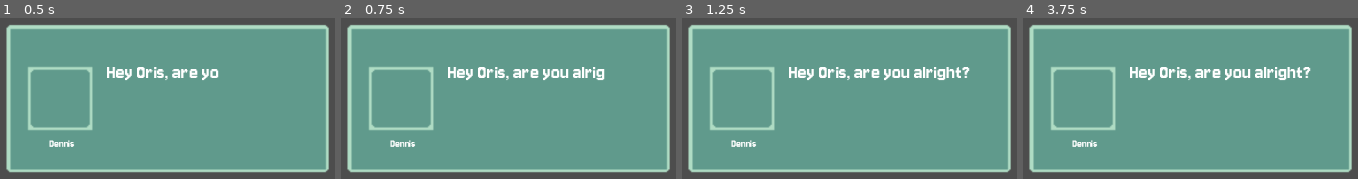
Above: before the commit, frames 1-4 (left to right).
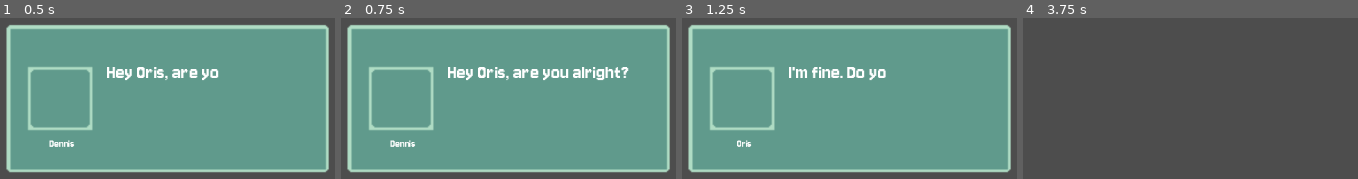
Above: after the commit, the same moments.

Repository: Tiltnick/ip2gd
Game: Godot game, scene res://node_2d.tscn
Same seed, same stepped clock (60 frames per second), same inputs: the game is played once before the commit and once after it.
Inputs (mouse positions are in pixels of both pictures, inside the frame that each line leads up to):
- Up to frame 1 (0.5 s): no input
- Up to frame 2 (0.75 s): tap Enter (ui_accept) at 0.5 s
- Up to frame 3 (1.25 s): tap Enter (ui_accept) at 0.77 s
- Up to frame 4 (3.75 s): tap Enter (ui_accept) at 1.25, 1.52, 2.75, 3.5 s; click (1234, 150) at 2 s, where only the run after the commit has a clickable "No idea at all."

Frame 1 is identical in both runs. In frame 2, 0.3% of the frame differs, in the area x 78-86%, y 30-38%; in frame 3, 2.6%; in frame 4, 89%, in the area x 1-99%, y 4-97%.

Commit message:
Decisions implemented
Now you can make decisions!

Dialog Manager is now on autoload

Diff:
--- a/dialog/test.json
+++ b/dialog/test.json
@@ -4,11 +4,29 @@
 	"sections": {
 	  "lines": [
 		{ "speaker": "Dennis", "text": "Hey Oris, are you alright?" },
-		{ "speaker": "Oris", "text": "I'm fine. Do you know the purpose of life?" },
-		{ "speaker": "Dennis", "text": "Your purpose is to be my Test Charakter" }
+		{ "speaker": "Oris", "text": "I'm fine. Do you know the purpose of life?" }
+	  ],
+	  "choices": [
+		{ "text": "Of course I do!", "next": "oris_confident" },
+		{ "text": "No idea at all.", "next": "oris_confused" }
+	  ]
+	},
+
+	"oris_confident": {
+	  "lines": [
+		{ "speaker": "Oris", "text": "It’s to help you debug dialogs, Dennis." },
+		{ "speaker": "Dennis", "text": "Fair enough!" }
 	  ],
 	  "next": "end"
 	},
+
+	"oris_confused": {
+	  "lines": [
+		{ "speaker": "Oris", "text": "Don’t worry, you’ll figure it out eventually." },
+	  ],
+	  "next": "end"
+	},
+
 	"end": { "lines": [] }
   }
 }
--- a/project.godot
+++ b/project.godot
@@ -14,6 +14,10 @@
 run/main_scene="uid://dmc0iyujrmah7"
 config/features=PackedStringArray("4.5", "Forward Plus")
 config/icon="res://assets/sprites/icon.svg"
+
+[autoload]
+
+DialogManager="*res://scenes/dialog/dialog_manager.tscn"
 
 [dialogic]
 
--- a/scenes/dialog/dialog_manager.gd
+++ b/scenes/dialog/dialog_manager.gd
@@ -16,6 +16,7 @@
 		var line: Dictionary = runtime.get_current_line()
 		if line.is_empty():
 			break  # Something with the JSON is wrong
+
 		# speaker = Person that is speaking in the dialog rn
 		var speaker: String = String(line.get("speaker", ""))
 		var text: String    = String(line.get("text", ""))
@@ -26,7 +27,24 @@
 		# Wait until the player presses Enter AFTER the typewriter finished
 		await box.continue_pressed
 
-		# Move to the next line / section
+		# we show them and branch based on the player's selection.
+		if runtime.is_last_line_in_node() and runtime.has_choices_for_current_node():
+			# Build  list of button texts
+			var choice_texts: Array[String] = []
+			for c in runtime.get_current_choices():
+				choice_texts.append(String(c.get("text", "")))
+
+			# Show and await selection
+			box.show_choices(choice_texts)
+			var selected_index: int = await box.choice_selected
+
+			# Apply the branch
+			runtime.choose(selected_index)
+
+			# Continue the while-loop
+			continue
+
+		# Otherwise, move to the next line
 		runtime.next()
 
 	# Conversation done → hide the box
--- a/scenes/dialog/dialog_manager.tscn
+++ b/scenes/dialog/dialog_manager.tscn
@@ -75,7 +75,7 @@
 
 [node name="Choices" type="VBoxContainer" parent="DialogBox/NinePatchRect"]
 layout_mode = 0
-offset_left = 172.0
-offset_top = 81.0
-offset_right = 483.0
-offset_bottom = 219.0
+offset_left = 174.0
+offset_top = 160.0
+offset_right = 475.0
+offset_bottom = 229.0
--- a/scripts/dialog/dialog_box.gd
+++ b/scripts/dialog/dialog_box.gd
@@ -4,22 +4,27 @@
 # emitted when the player presses space (Continue)
 signal continue_pressed
 
+# emitted when the player clicks on a choice button (index is 0-based)
+signal choice_selected(index: int)
+
 @onready var name_label: Label          = $NinePatchRect/Name
 @onready var dialog_text: RichTextLabel = $NinePatchRect/Dialog
 @onready var portrait: TextureRect      = $NinePatchRect/Portrait
-@onready var choices: Control           = $NinePatchRect/Choices
+@onready var choices: VBoxContainer     = $NinePatchRect/Choices  # <-- VBoxContainer
 
 # typewriter speed in seconds per character
 @export var typing_speed: float = 0.02
-
 
 var typing: bool = false     # true while characters are being typed
 var skip: bool = false       # set to true to instantly reveal the rest
 var full_text: String = ""   # the full line we want to display
 
 func _ready() -> void:
-
+	# Start hidden; the manager decides when to show/hide.
 	hide()
+	# Make sure the choices container is hidden initially.
+	if is_instance_valid(choices):
+		choices.visible = false
 
 func show_line(speaker: String, text: String) -> void:
 	# update the speaker label (hide it if empty)
@@ -40,10 +45,13 @@
 	skip = false
 	show()
 
+	# hide any stale choices from previous steps
+	hide_choices()
+
 	# start typewriter
 	typewriter()
 
-func unhandled_input(event: InputEvent) -> void:
+func _unhandled_input(event: InputEvent) -> void:
 	# One button does two things depending on state:
 	# while typing: skip animation and reveal the rest
 	# after typing: tell the manager we're ready to advance
@@ -80,3 +88,38 @@
 	# Clean up and wait to continue
 	typing = false
 	skip = false
+
+
+# Show a list of choices (array of strings). Creates one Button per entry.
+func show_choices(choice_texts: Array) -> void:
+
+	# Clear previous buttons and show container
+	_clear_children(choices)
+	choices.visible = true
+
+	# Add the buttons into the hbox
+	for i in choice_texts.size():
+		var b := Button.new()
+		b.text = String(choice_texts[i])
+		b.size_flags_horizontal = Control.SIZE_EXPAND_FILL
+		b.size_flags_vertical = Control.SIZE_FILL
+		b.focus_mode = Control.FOCUS_NONE
+		choices.add_child(b)
+
+		# Each button emits the index and we also hide the choice box.
+		b.pressed.connect(func():
+			hide_choices()
+			emit_signal("choice_selected", i)
+		)
+
+# Hide and clear  choices containers.
+func hide_choices() -> void:
+	if not is_instance_valid(choices):
+		return
+	choices.visible = false
+	_clear_children(choices)
+
+# Delete Choices
+func _clear_children(node: Node) -> void:
+	for c in node.get_children():
+		c.queue_free()
--- a/scripts/dialog/dialog_parser.gd
+++ b/scripts/dialog/dialog_parser.gd
@@ -47,7 +47,9 @@
 
 	var steps: Dictionary = data["steps"] as Dictionary
 	var node: Dictionary  = steps.get(current_node, {}) as Dictionary
-	var lines: Array      = node.get("lines", []) as Array
+	var lines: Array = []
+	if node.has("lines"):
+		lines = node["lines"]
 
 	if line_index >= 0 and line_index < lines.size():
 		var ld: Dictionary = lines[line_index] as Dictionary
@@ -66,9 +68,62 @@
 
 	var steps: Dictionary = data["steps"] as Dictionary
 	var node: Dictionary  = steps.get(current_node, {}) as Dictionary
-	var lines: Array      = node.get("lines", []) as Array
+	var lines: Array = []
+	if node.has("lines"):
+		lines = node["lines"]
 
 	line_index += 1
 	if line_index >= lines.size():
 		current_node = String(node.get("next", "end"))
 		line_index = 0
+
+# ------------------------
+# Additive API for choices
+# ------------------------
+
+# Returns true if the current node has a non-empty "choices" array.
+func has_choices_for_current_node() -> bool:
+	if is_finished():
+		return false
+	var steps: Dictionary = data["steps"] as Dictionary
+	var node: Dictionary  = steps.get(current_node, {}) as Dictionary
+	if not node.has("choices"):
+		return false
+	var choices := node.get("choices", []) as Array
+	return choices.size() > 0
+
+# Returns the raw "choices" array for the current node (array of dictionaries).
+# Each entry commonly has: { "text": String, "next": String }
+func get_current_choices() -> Array:
+	if is_finished():
+		return []
+	var steps: Dictionary = data["steps"] as Dictionary
+	var node: Dictionary  = steps.get(current_node, {}) as Dictionary
+	return node.get("choices", []) as Array
+
+# Returns true if the current line_index points to the last line of the node.
+func is_last_line_in_node() -> bool:
+	if is_finished():
+		return false
+	var steps: Dictionary = data["steps"] as Dictionary
+	var node: Dictionary  = steps.get(current_node, {}) as Dictionary
+	var lines: Array      = node.get("lines", []) as Array
+	if lines.is_empty():
+		# If there are no lines, we consider it "last" so that choices can still show.
+		return true
+	return line_index >= (lines.size() - 1)
+
+# Pick a choice by index
+func choose(index: int) -> void:
+	if is_finished():
+		return
+	var steps: Dictionary = data["steps"] as Dictionary
+	var node: Dictionary  = steps.get(current_node, {}) as Dictionary
+	if not node.has("choices"):
+		return
+	var choices := node.get("choices", []) as Array
+	if index < 0 or index >= choices.size():
+		return
+	var choice: Dictionary = choices[index] as Dictionary
+	current_node = String(choice.get("next", "end"))
+	line_index = 0
